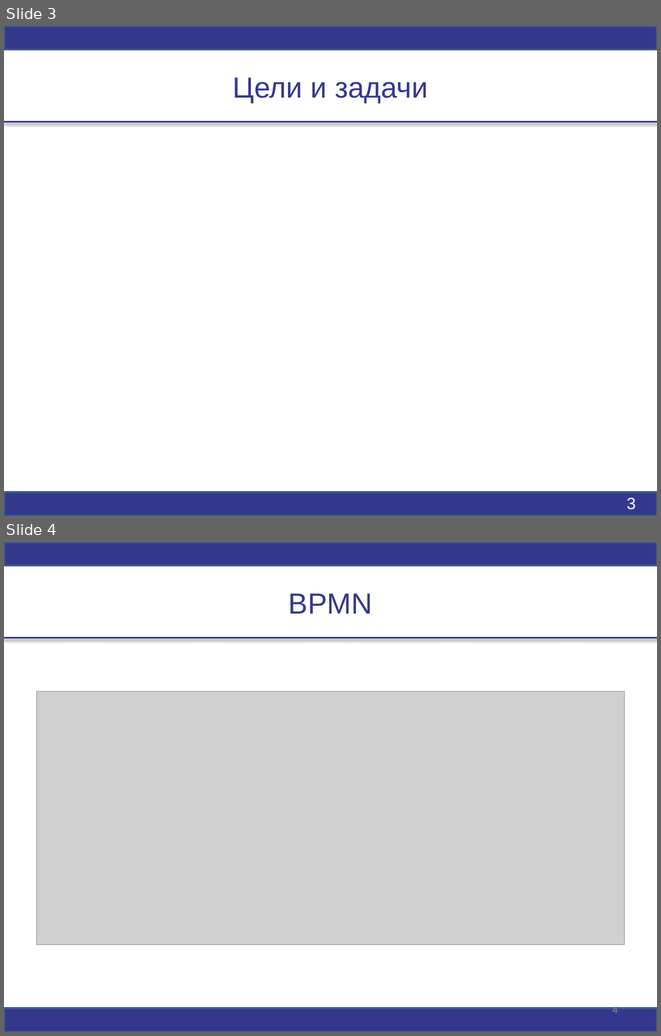
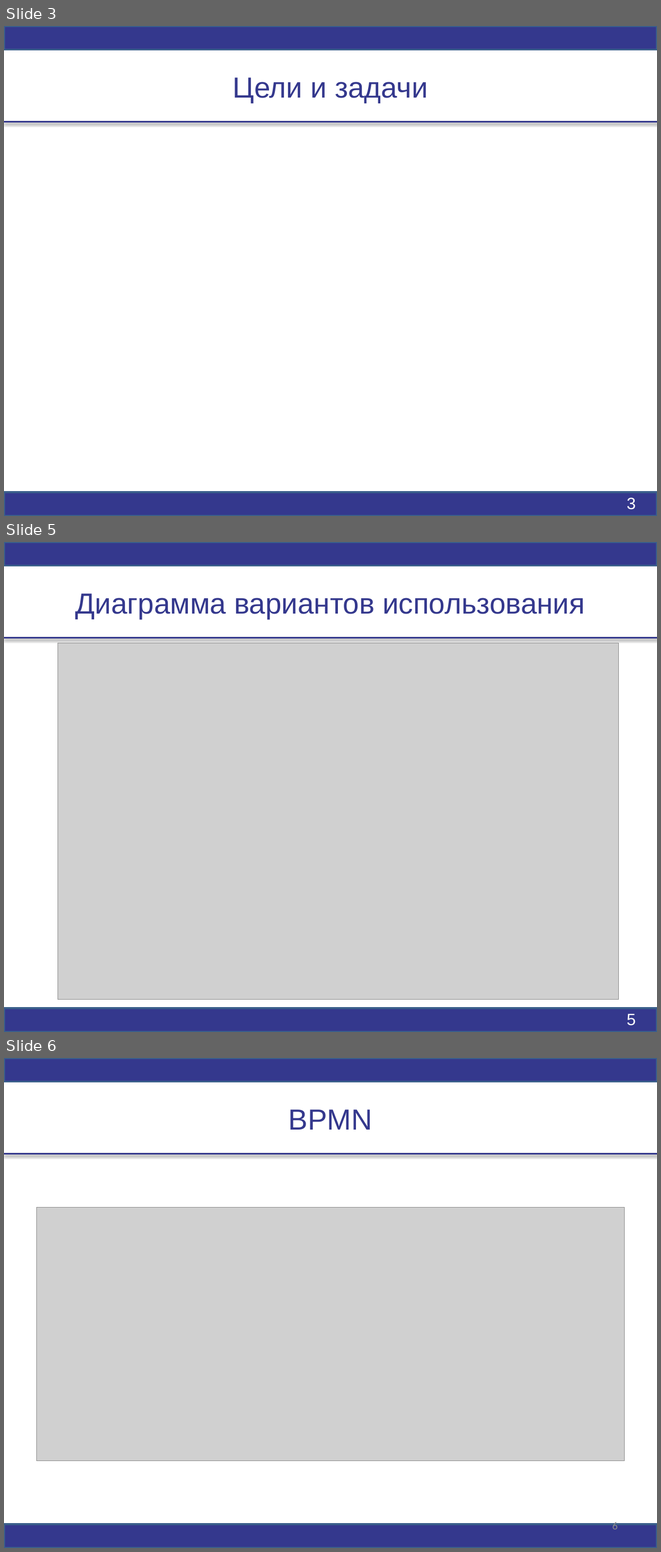
Before and after one commit to janelovesprogramming/EnergyThermo, a slide deck: Диплом/Диплом.pptx. Shown one above the other, each under a label of ours: slides 3 and 4 before the commit, slides 3, 5 and 6 after it; the slides between them are not shown. The pictures are 661x1036 and 661x1552 pixels, drawn with LibreOffice and Linux fonts; fonts in the diff are those of the drawing; grey boxes stand for pictures. Boxes give left, top, right and bottom in pixels: in the first picture for what was removed or moved away, otherwise in the second. Text is boxed around its words. In the diff, an @@ line names an element or a change of style, - is before the commit and + after.

```diff
--- a/Диплом/Диплом.pptx
+++ b/Диплом/Диплом.pptx
@@ slide 5 added at bbox=[4, 542, 657, 1032], background #FFFFFF @@
@@ rectangle added at bbox=[4, 542, 657, 565], fill #34388D, outline #3A5F8C 2 pt @@
@@ title added at bbox=[76, 593, 585, 619], 32 pt, text #34388D @@
+Диаграмма вариантов использования
@@ line added from (4, 638) to (657, 638), #34388D 2 pt @@
@@ picture added at bbox=[58, 643, 618, 999] @@
@@ rectangle added at bbox=[4, 1008, 657, 1032], fill #34388D, outline #3A5F8C 2 pt @@
@@ page number added at bbox=[627, 1014, 636, 1025], 18 pt, text #FFFFFF @@
+5
@@ what was slide 4 is now slide 6 @@
@@ page number at bbox=[612, 1520, 618, 1529]: text changed @@
-4
+6
```
Also in this commit, not shown: 1 other slide added, 33 other files.
